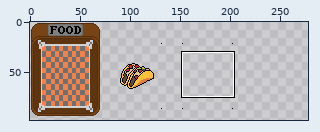
A sprite sheet gets an edit: assets/1x/Food.png. The picture above shows the old version from afar; the outline marks the close-up.
Close-up. First the earlier version:
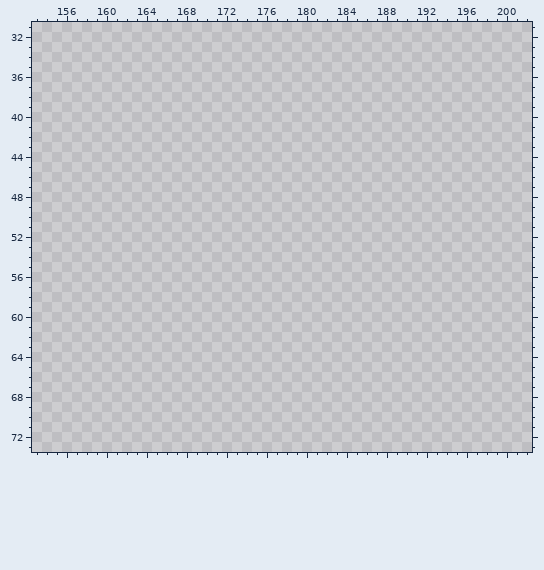
The file is 822x560 pixels. Colours within 5 levels of each other are drawn and written as one. Shown: x 153..202, y 31..73. The old version is drawn lined up with the new one, on the new canvas. The wide view leaves out empty margins. The commit also changed other parts of the picture, which this record leaves out.
New version:
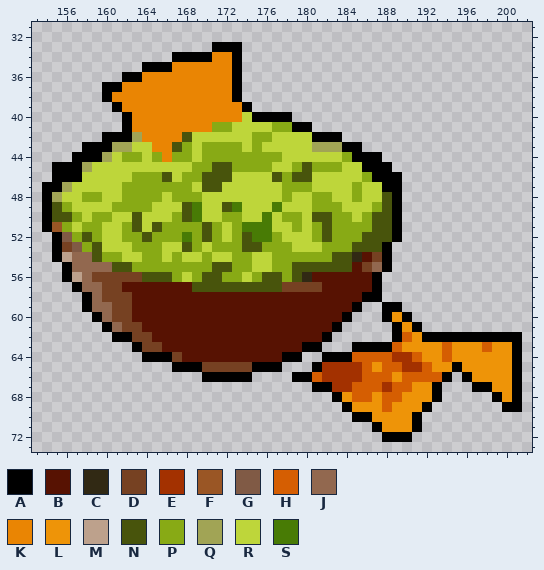
Palette (. is transparent): A #000000  B #571202  C #312914  D #764122  E #a33100  F #9a5625  G #805a45  H #d55e02  J #92684f  K #ea8503  L #ee9408  M #bda18c  N #48540c  P #88aa15  Q #a1a455  R #bed63a  S #487b05
The edit:
canvas 822x560 -> 581x331 (the part of the old canvas that was cut away was empty and is not shown)
@@ x 153..202 @@
 32 ..................................................
-33 ..................................................
-34 ..................................................
-35 ..................................................
-36 ..................................................
-37 ..................................................
-38 ..................................................
-39 ..................................................
-40 ..................................................
-41 ..................................................
-42 ..................................................
-43 ..................................................
-44 ..................................................
-45 ..................................................
-46 ..................................................
-47 ..................................................
-48 ..................................................
-49 ..................................................
-50 ..................................................
-51 ..................................................
-52 ..................................................
-53 ..................................................
-54 ..................................................
-55 ..................................................
-56 ..................................................
-57 ..................................................
-58 ..................................................
-59 ..................................................
-60 ..................................................
-61 ..................................................
-62 ..................................................
-63 ..................................................
-64 ..................................................
-65 ..................................................
-66 ..................................................
-67 ..................................................
-68 ..................................................
-69 ..................................................
-70 ..................................................
-71 ..................................................
-72 ..................................................
+33 ..................AAA.............................
+34 ..............AAAAKKA.............................
+35 ...........AAAKKKKKKA.............................
+36 .........AAKKKKKKKKKA.............................
+37 .......AAKKKKKKKKKKKA.............................
+38 .......AKKKKKKKKKKKKA.............................
+39 ........AKKKKKKKKKKKKA............................
+40 .........AKKKKKKKKKKKRAAAA........................
+41 .........AKKKKKKKKPPRRRRPPAA......................
+42 .......AAAQKKKKNRRRRRRPPRRRRAAA...................
+43 .....AAAQQRRKKNPRPPPPRPRRRRRQQQAA.................
+44 ....AAAQRPPRPKPPRPPPPPPPPRRRRRRPAAA...............
+45 ..AAAQRRRRRRRRRRPPNNPPPPRRPNPPPRRAAA..............
+46 ..AAARRRRRPPPNRPPNNNRRRRNPNNRRRRRPAAA.............
+47 .AAQRRRRRPPPPPPPRNNRRRRRRPPPRRRRPRRAA.............
+48 .AQRRPPRRPPPPRPPPRRRRRRRRPRRPPRRPRRNA.............
+49 .ANPRRRRPPPPRRRNSRRNSRRRSRRRPPPRRRPNA.............
+50 .ANNPRPPRRNRRRPNSRRPPRRSRPPRNNPPRPNNA.............
+51 .AFPRPPRRPNRNPPPPNPRPSSSRRPRPNPPPPNNA.............
+52 ..AGPNPRRPPNPPPSPNPRPNSSPRRRPNPPPNNNA.............
+53 ..ADGPNRRRPPPRRNPRPPPNNPPPRRRPPPNNNA..............
+54 ..AMJJNPPRRPPRPRRPRRPPRRPPPPPPNNCBDA..............
+55 ...AJJJJNNPPPPPPPPNNPPRRPPNNNNNNBDJA..............
+56 ...AMJDDDDDNNNPRPNNPPRPNNPNCBBBBBBA...............
+57 ....AJJDDBBBBBBBNNNNNNNNNDDDDBBBBBA...............
+58 .....AJDDDBBBBBBBBBBBBBBBBBBBBBBBAA...............
+59 .....AJJDDBBBBBBBBBBBBBBBBBBBBBBA..AA.............
+60 ......AJDDBBBBBBBBBBBBBBBBBBBBBA...ALA............
+61 .......AJDDBBBBBBBBBBBBBBBBBBBA.....ALA...........
+62 ........AADDBBBBBBBBBBBBBBBBBA......AHLAAAAAAAAAA.
+63 ..........ADDBBBBBBBBBBBBBBAA...AAAAHLLLLHLLLHLLA.
+64 ...........AAADBBBBBBBBBBAA..AAAHHHHEEHLLHLLLLLLA.
+65 ..............AAADDDDDAAA...AEEEEHLHHEEHLLALLLLLA.
+66 .................AAAAA....AAHEEEEHHHLHHHHA.ALLLLA.
+67 ............................AAEEHHHEHHLLA...AALLA.
+68 ..............................ALHHLHHLLLA.....ALA.
+69 ...............................ALLLHLLLA.......AA.
+70 ................................AALLLLA...........
+71 ..................................ALLLA...........
+72 ...................................AAA............
 73 ..................................................
Where, in picture pixels (left, top, right, bottom), the same in both close-ups:
added: (42, 42, 522, 442)
